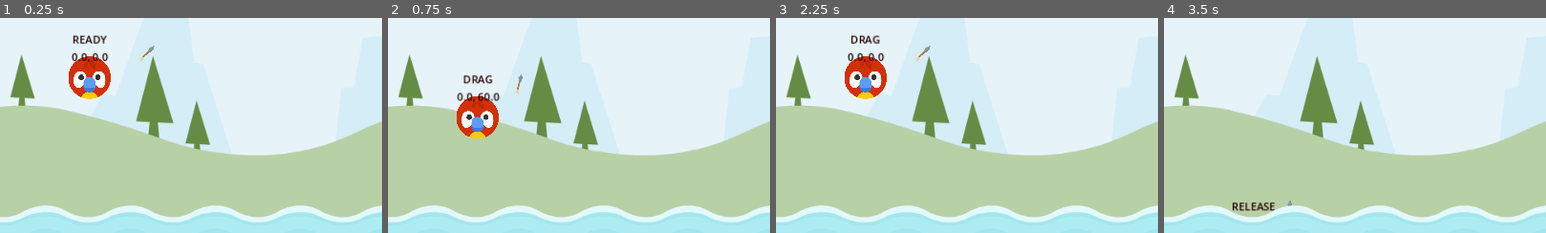
Above: before the commit, frames 1-4 (left to right).
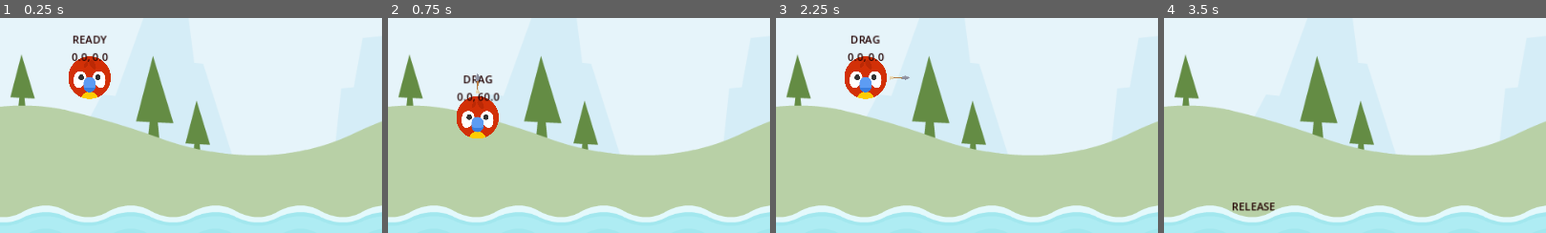
Above: after the commit, the same moments.

Repository: davidzywiec/angry_animals
Game: Godot game, scene res://Scenes/Level/level.tscn
The game is run twice, just before and just after one commit, with the same random seed, the same clock (stepped at 60 frames per second) and the same inputs.
Inputs (mouse positions are % of the whole screen's width and height, from its top left):
- Up to frame 1 (0.25 s): no input
- Up to frame 2 (0.75 s): tap Enter at 0.5 s; drag from (12, 51) to (50, 98) at 0.52 s
- Up to frame 3 (2.25 s): drag from (30, 55) to (50, 98) at 1.27 s; move the mouse to (12, 51) at 2.02 s; press the mouse at (12, 51) at 2.03 s
- Up to frame 4 (3.5 s): release the mouse at (12, 51) at 2.75 s; tap Space at 2.75 s; drag from (45, 70) to (20, 35) at 2.77 s
The pictures show only the part of the screen within x 0-50%, y 37-87%; the shares and areas given below are measured in that part.

The runs differ from the first frame. In frame 1, less than 0.1% of the frame differs, in the area x 36-41%, y 12-20%; in frame 2, 0.1%, in the area x 22-36%, y 25-36%; in frame 3, 0.1%; in frame 4, less than 0.1%.

Commit message:
Fixed arrow rotation issue.

Diff:
--- a/Scenes/Animal/animal.gd
+++ b/Scenes/Animal/animal.gd
@@ -7,18 +7,24 @@
 var onscreen_notifier : VisibleOnScreenNotifier2D = $OffScreenNotifier
 @onready
 var state_label : Label = $StateLabel
+@onready
+var arrow : Node2D = $Arrow
+@onready
+var stretch_sound : AudioStreamPlayer2D = $Arrow/StretchSound
 
 var _start : Vector2
 const DRAG_LIMIT_MIN : Vector2 = Vector2(-60,0)
 const DRAG_LIMIT_MAX : Vector2 = Vector2(0,60)
 var _drag_start : Vector2
 var _drag_vector : Vector2
+var prev_drag_vector : Vector2
 
 # Called when the node enters the scene tree for the first time.
 func _ready() -> void:
 	onscreen_notifier.screen_exited.connect(die)
 	self.input_event.connect(process_input_event)
 	_start = position
+	arrow.hide()
 
 
 func _physics_process(delta):
@@ -34,6 +40,7 @@
 
 #Clamp the drag position and the starting position to be within the bounds of the rectangle we want the user to be able to move the animal
 func get_drag_vector(gmp: Vector2) -> Vector2:
+	prev_drag_vector = _drag_vector
 	_drag_vector = gmp - _drag_start
 	_drag_vector.x = clampf(_drag_vector.x, DRAG_LIMIT_MIN.x, DRAG_LIMIT_MAX.x)
 	_drag_vector.y = clampf(_drag_vector.y, DRAG_LIMIT_MIN.y, DRAG_LIMIT_MAX.y)
@@ -43,8 +50,9 @@
 	if detect_release() == true:
 		return
 	#Move animal with the vector difference limited
+	play_stretch_sound()
 	position = _start + get_drag_vector(get_global_mouse_position())
-
+	point_arrow()
 
 
 func detect_release() -> bool:
@@ -60,9 +68,11 @@
 	_state = new_state
 	if _state == ANIMAL_STATE.RELEASE:
 		freeze = false
+		arrow.hide()
 	elif _state == ANIMAL_STATE.DRAG:
 		#Set the drag start to get difference between mouse and center start of animal
 		_drag_start = get_global_mouse_position()
+		arrow.show()
 
 
 #Process whether user is grabbing the bird to pull
@@ -72,7 +82,13 @@
 
 
 
-
 func die() -> void:
 	SignalManager.die.emit()
 	queue_free()
+
+func point_arrow() -> void:
+	arrow.rotation = (_start - position).angle()
+
+func play_stretch_sound() -> void:
+	if (prev_drag_vector - _drag_vector).length() > 0 and stretch_sound.playing == false:
+		stretch_sound.play()
--- a/Scenes/Animal/animal.tscn
+++ b/Scenes/Animal/animal.tscn
@@ -39,4 +39,3 @@
 vertical_alignment = 1
 
 [node name="Arrow" parent="." instance=ExtResource("3_prkkg")]
-position = Vector2(50, 0)
--- a/Scenes/Animal/arrow.tscn
+++ b/Scenes/Animal/arrow.tscn
@@ -1,13 +1,14 @@
 [gd_scene load_steps=3 format=3 uid="uid://832dm7wxiwvt"]
 
 [ext_resource type="Texture2D" uid="uid://dktovbxej0v8m" path="res://assets/items/arrow.png" id="1_3lu6x"]
-[ext_resource type="Script" path="res://Scenes/Animal/arrow.gd" id="1_d6a3m"]
+[ext_resource type="AudioStream" uid="uid://c8uouyjej3pj5" path="res://assets/audio/stretch2.ogg" id="2_4mr4j"]
 
 [node name="Arrow" type="Node2D"]
-script = ExtResource("1_d6a3m")
 
 [node name="Sprite2D" type="Sprite2D" parent="."]
-position = Vector2(300, -9)
 scale = Vector2(0.25, 0.25)
 texture = ExtResource("1_3lu6x")
-offset = Vector2(-1200, 36)
+offset = Vector2(200, 0)
+
+[node name="StretchSound" type="AudioStreamPlayer2D" parent="."]
+stream = ExtResource("2_4mr4j")
